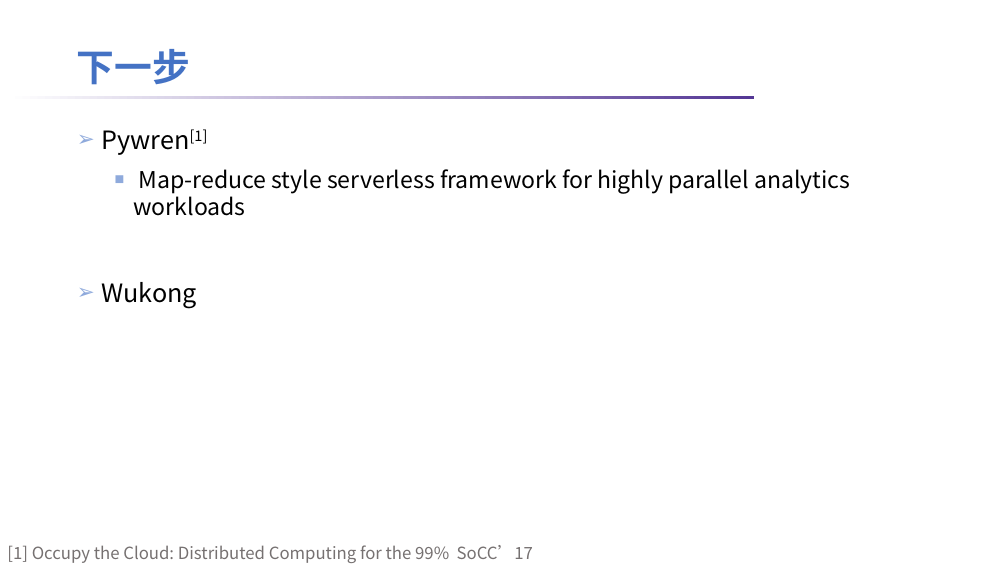
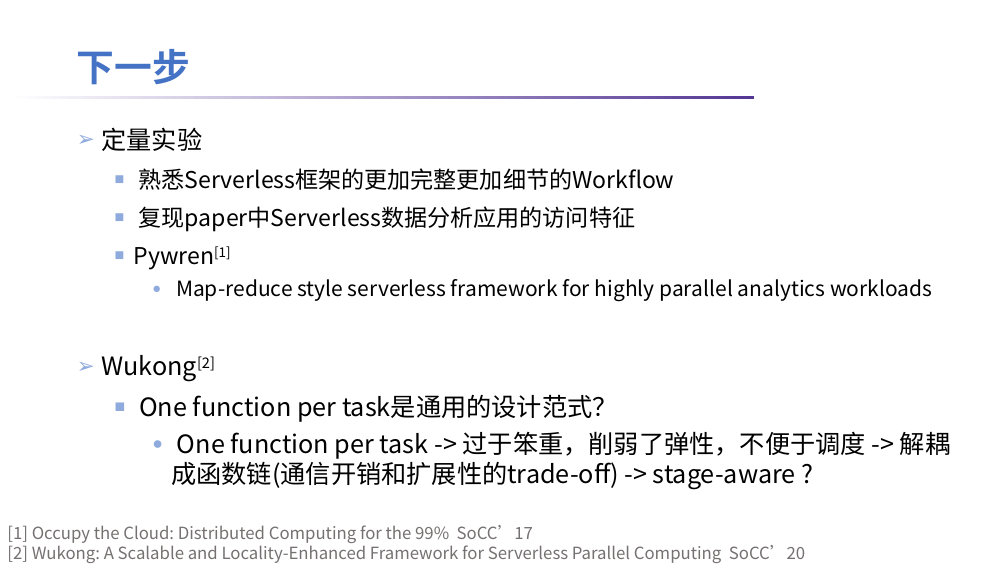
Before and after one commit to lt2000/ADSL, a slide deck: slide 19 of meeting/Serverless数据分析应用特征的定性分析.pptx. Drawn at 1008x567 pixels with LibreOffice and Linux fonts; fonts in the diff are those of the drawing; background and template pictures are left out. Boxes give left, top, right and bottom in pixels: in the first picture for what was removed or moved away, otherwise in the second. Text is boxed around its words. In the diff, an @@ line names an element or a change of style, - is before the commit and + after.

```diff
--- a/meeting/Serverless数据分析应用特征的定性分析.pptx
+++ b/meeting/Serverless数据分析应用特征的定性分析.pptx
@@ text at [101, 127, 675, 231]: paragraphs added @@
+➢ 定量实验
+  ■ 熟悉Serverless框架的更加完整更加细节的Workflow
+  ■ 复现paper中Serverless数据分析应用的访问特征
@@ text at [134, 246, 932, 301]: size 24 to 22 pt in "Pywren[1]"; size 22 to 20 pt in "Map-reduce style serverless framework for highly parallel ..."; bullet ➢ to ■; list level 1 to 2 in "Pywren[1]"; line spacing 1.2 to 1; bullet ■ to ●; list level 2 to 3 in "Map-reduce style serverless framework for ..." @@
@@ text at [101, 355, 950, 490]: text changed @@
-➢ Wukong
+➢ Wukong[2]
+  ■ One function per task是通用的设计范式？
+    ● One function per task -> 过于笨重，削弱了弹性，不便于调度 -> 解耦成函数链(通信开销和扩展性的trade-off) -> stage-aware ?
@@ text "[1] Occupy the Cloud: Distributed ...": place and size @@
-text "[1] Occupy the Cloud: Distributed ..." at [7, 545, 533, 563]
+text "[1] Occupy the Cloud: Distributed ..." at [7, 525, 805, 563]
@@ text at [7, 542, 805, 563]: paragraph added @@
+[2] Wukong: A Scalable and Locality-Enhanced Framework for Serverless Parallel Computing SoCC’20
```
Also in this commit, not shown: 3 other slides changed, 23 other files.
